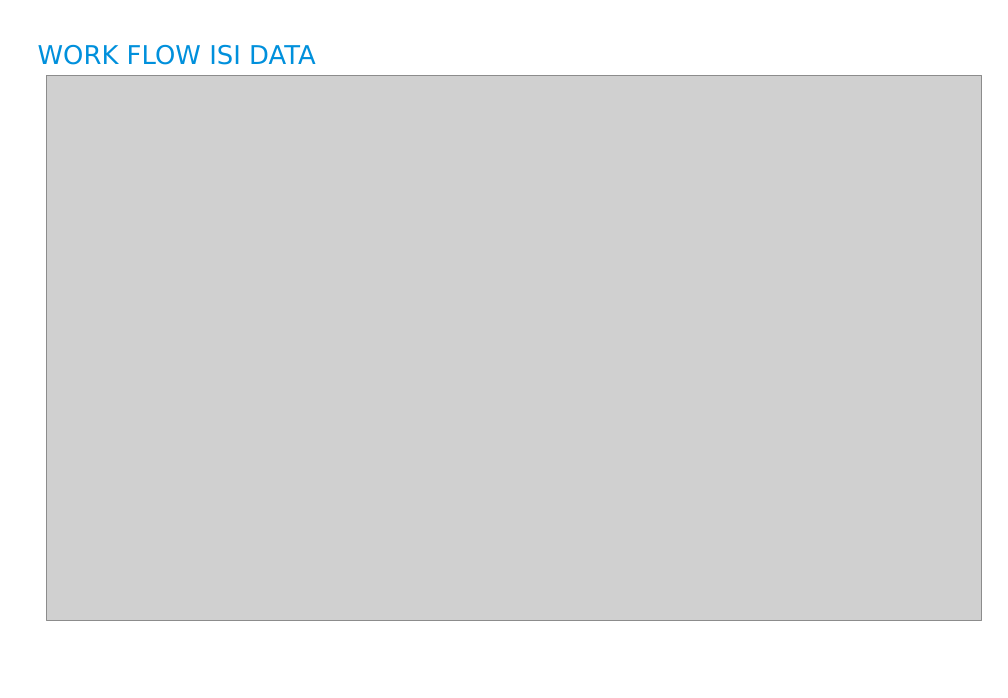
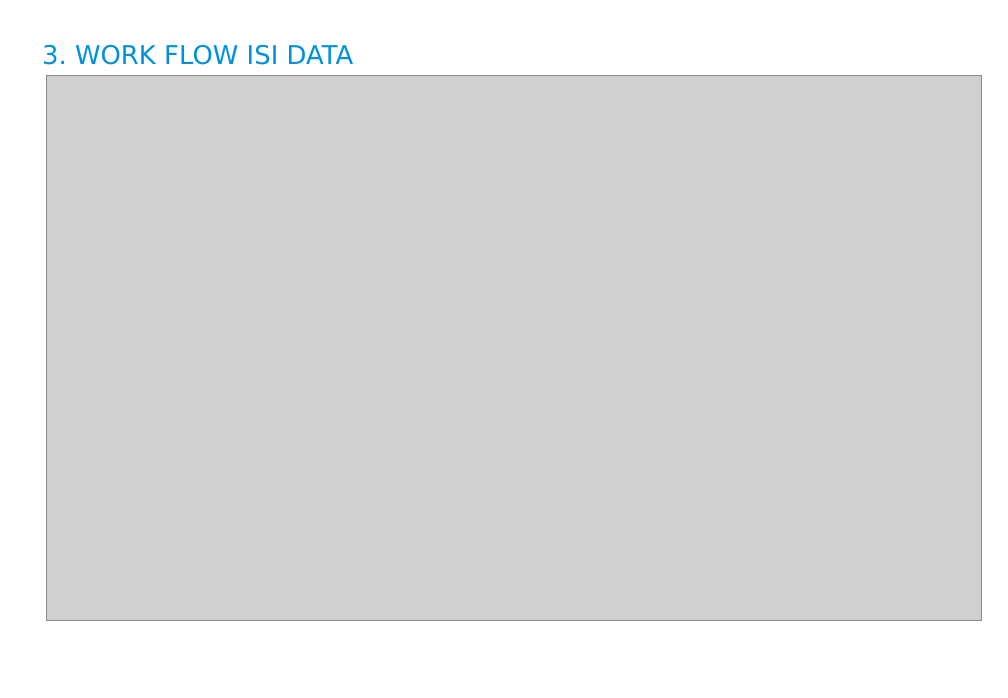
Before and after one commit to harrismz/daily_output_frontend, a slide deck: slide 10 of Work Instuction.ppt (slide 8 before the commit). Drawn at 1008x698 pixels with LibreOffice and Linux fonts; fonts in the diff are those of the drawing; grey boxes stand for pictures; background and template pictures are left out. Boxes give left, top, right and bottom in pixels: in the first picture for what was removed or moved away, otherwise in the second. Text is boxed around its words. In the diff, an @@ line names an element or a change of style, - is before the commit and + after.

```diff
--- a/Work Instuction.ppt
+++ b/Work Instuction.ppt
@@ title at <box>42,44,354,65</box>: text changed @@
-WORK FLOW ISI DATA
+3. WORK FLOW ISI DATA
```
Also in this commit, not shown: 9 other slides changed, 4 slides added, 1 slide removed, 2 other files.
